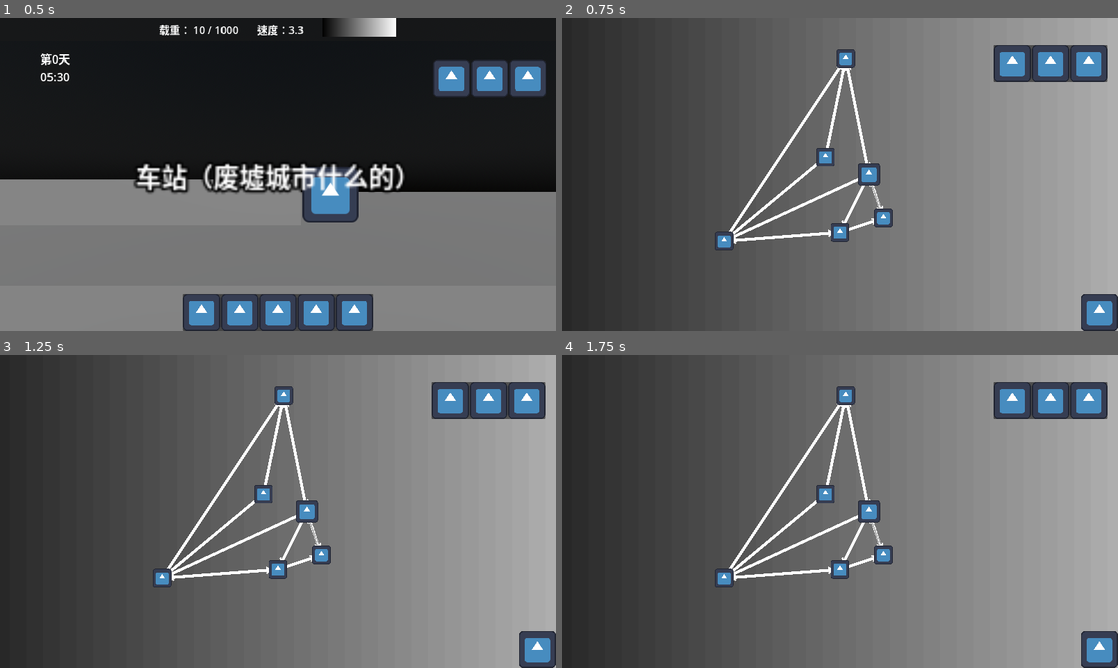
Above: before the commit, frames 1-4 (two rows, left to right).
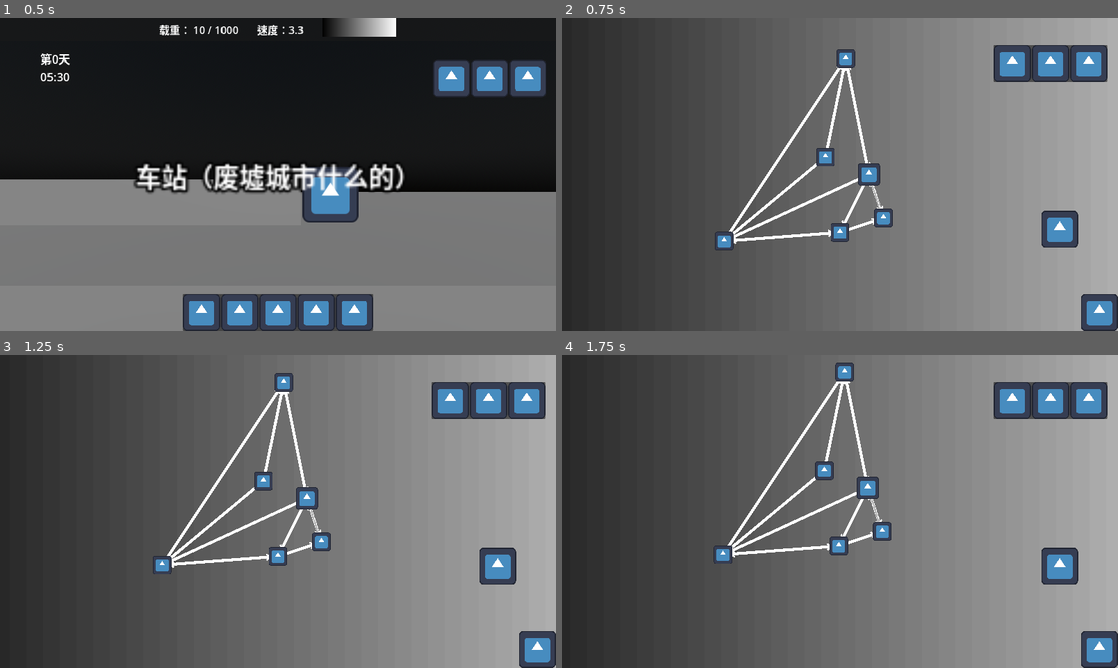
Above: after the commit, the same moments.

Repository: lxdua/EndingLine
Game: Godot game, scene res://Scene/BaseScene/base_scene.tscn
The game is run twice, just before and just after one commit, with the same random seed, the same clock (stepped at 60 frames per second) and the same inputs. This scene is started directly instead of the project's main scene. The engine's default icon, where the game draws it, is replaced by a stand-in: a white triangle on a blue panel in a dark square.
Inputs (mouse positions are in pixels of both pictures, inside the frame that each line leads up to):
- Up to frame 1 (0.5 s): no input
- Up to frame 2 (0.75 s): click (840, 312) at 0.5 s
- Up to frame 3 (1.25 s): no input
- Up to frame 4 (1.75 s): click (1062, 567) at 1.27 s

Frame 1 is identical in both runs. In frame 2, 0.8% of the frame differs, in the area x 86-93%, y 61-74%; in frame 3, 5.0%; in frame 4, 5.5%, in the area x 27-93%, y 2-75%.

Commit message:
完成了一部分qa表的内容

Diff:
--- a/endinglinetry/Scene/BaseScene/base_scene.gd
+++ b/endinglinetry/Scene/BaseScene/base_scene.gd
@@ -66,7 +66,7 @@
 
 func hide_all_secondary_scene():
 	for secondary_scene in secondary_scene_root.get_children():
-		secondary_scene.hide_all()
+		secondary_scene.all_visible = false
 
 
 func _on_goods_button_pressed() -> void:
@@ -76,7 +76,7 @@
 	pass # Replace with function body.
 
 func _on_route_selection_button_pressed() -> void:
-	route_selection_scene.show_all()
+	route_selection_scene.all_visible = true
 
 func _on_price_button_pressed() -> void:
 	pass # Replace with function body.
--- a/endinglinetry/Scene/RouteSelectionScene/route_selection_scene.gd
+++ b/endinglinetry/Scene/RouteSelectionScene/route_selection_scene.gd
@@ -21,6 +21,12 @@
 	create_map()
 	init_train()
 	hide_station_content()
+
+func _physics_process(delta: float) -> void:
+	camera_follow_train(delta)
+
+func _unhandled_input(event: InputEvent) -> void:
+	camera_zoom(event)
 
 #region 地图相关
 
@@ -219,23 +225,28 @@
 @onready var ui: CanvasLayer = $UI
 @onready var station_content_container: PanelContainer = $UI/StationContentContainer
 
-
-func show_all():
-	map.show()
-	ui.show()
-
-func hide_all():
-	map.hide()
-	ui.hide()
+var all_visible: bool:
+	set(v):
+		all_visible = v
+		if all_visible:
+			map.show()
+			ui.show()
+		else:
+			map.hide()
+			ui.hide()
 
 ## 确认出发
 func _on_set_sail_button_pressed() -> void:
 	hide_station_content()
 	drive()
 
+## 取消出发
+func _on_donot_set_sail_button_pressed() -> void:
+	station_content_container.hide()
+
 func _on_close_button_pressed() -> void:
 	hide_station_content()
-	hide_all()
+	all_visible = false
 	print("关闭")
 
 func _on_destination_id_update(id: int) -> void:
@@ -268,3 +279,44 @@
 	Engine.set_time_scale(1.0)
 
 #endregion
+
+#region 摄像机相关
+
+@onready var camera: Camera2D = $Map/Camera
+@onready var center_marker: Marker2D = $UI/CenterMarker
+
+var is_following: bool = true:
+	set(v):
+		is_following = v
+		if v:
+			camera.position_smoothing_speed = 50.0
+		else:
+			camera.position_smoothing_speed = 5.0
+
+func camera_follow_train(delta: float):
+	if not all_visible:
+		return
+	var mouse_vec: = center_marker.get_local_mouse_position()
+	if abs(mouse_vec.x) >= 960.0-100.0 or abs(mouse_vec.y) >= 540.0-100.0:
+		is_following = false
+		camera.global_position += mouse_vec * delta / 2.0
+	if is_following:
+		camera.global_position = lerp(camera.global_position, train_in_map.global_position, delta)
+
+func _on_follow_button_pressed() -> void:
+	camera.global_position = train_in_map.global_position
+	is_following = true
+
+func camera_zoom(event: InputEvent):
+	if event is InputEventMouseButton:
+		if event.button_index == MOUSE_BUTTON_WHEEL_UP:
+			if camera.zoom * 1.1 > Vector2(2.0,2.0):
+				return
+			camera.zoom *= 1.1
+		if event.button_index == MOUSE_BUTTON_WHEEL_DOWN:
+			if camera.zoom / 1.1 < Vector2(0.9,0.9):
+				return
+			camera.zoom /= 1.1
+
+
+#endregion
--- a/endinglinetry/Scene/RouteSelectionScene/route_selection_scene.tscn
+++ b/endinglinetry/Scene/RouteSelectionScene/route_selection_scene.tscn
@@ -33,10 +33,15 @@
 
 [node name="TrainInMap" parent="Map" instance=ExtResource("3_d0dn0")]
 
-[node name="Camera" type="Camera2D" parent="Map/TrainInMap"]
+[node name="Camera" type="Camera2D" parent="Map"]
 position_smoothing_enabled = true
+position_smoothing_speed = 50.0
 drag_horizontal_enabled = true
 drag_vertical_enabled = true
+drag_left_margin = 0.1
+drag_top_margin = 0.15
+drag_right_margin = 0.1
+drag_bottom_margin = 0.15
 editor_draw_limits = true
 editor_draw_drag_margin = true
 
@@ -54,6 +59,13 @@
 offset_top = -128.0
 grow_horizontal = 0
 grow_vertical = 0
+texture_normal = ExtResource("1_wsivo")
+
+[node name="FollowButton" type="TextureButton" parent="UI"]
+offset_left = 1655.0
+offset_top = 665.0
+offset_right = 1783.0
+offset_bottom = 793.0
 texture_normal = ExtResource("1_wsivo")
 
 [node name="TimeScaleContainer" type="PanelContainer" parent="UI"]
@@ -134,15 +146,28 @@
 text = "是否前往"
 horizontal_alignment = 1
 
-[node name="SetSailButton" type="TextureButton" parent="UI/StationContentContainer/VBoxContainer"]
+[node name="HBoxContainer" type="HBoxContainer" parent="UI/StationContentContainer/VBoxContainer"]
+layout_mode = 2
+alignment = 1
+
+[node name="SetSailButton" type="TextureButton" parent="UI/StationContentContainer/VBoxContainer/HBoxContainer"]
 layout_mode = 2
 texture_normal = ExtResource("1_wsivo")
 stretch_mode = 3
 
+[node name="DonotSetSailButton" type="TextureButton" parent="UI/StationContentContainer/VBoxContainer/HBoxContainer"]
+layout_mode = 2
+texture_normal = ExtResource("1_wsivo")
+
+[node name="CenterMarker" type="Marker2D" parent="UI"]
+position = Vector2(960, 540)
+
 [connection signal="destination_id_update" from="." to="." method="_on_destination_id_update"]
 [connection signal="pressed" from="UI/CloseButton" to="." method="_on_close_button_pressed"]
+[connection signal="pressed" from="UI/FollowButton" to="." method="_on_follow_button_pressed"]
 [connection signal="pressed" from="UI/TimeScaleContainer/HBoxContainer/PauseButton" to="." method="_on_pause_button_pressed"]
 [connection signal="pressed" from="UI/TimeScaleContainer/HBoxContainer/ContinueButton" to="." method="_on_continue_button_pressed"]
 [connection signal="button_down" from="UI/TimeScaleContainer/HBoxContainer/SpeedUpButton" to="." method="_on_speed_up_button_button_down"]
 [connection signal="button_up" from="UI/TimeScaleContainer/HBoxContainer/SpeedUpButton" to="." method="_on_speed_up_button_button_up"]
-[connection signal="pressed" from="UI/StationContentContainer/VBoxContainer/SetSailButton" to="." method="_on_set_sail_button_pressed"]
+[connection signal="pressed" from="UI/StationContentContainer/VBoxContainer/HBoxContainer/SetSailButton" to="." method="_on_set_sail_button_pressed"]
+[connection signal="pressed" from="UI/StationContentContainer/VBoxContainer/HBoxContainer/DonotSetSailButton" to="." method="_on_donot_set_sail_button_pressed"]
